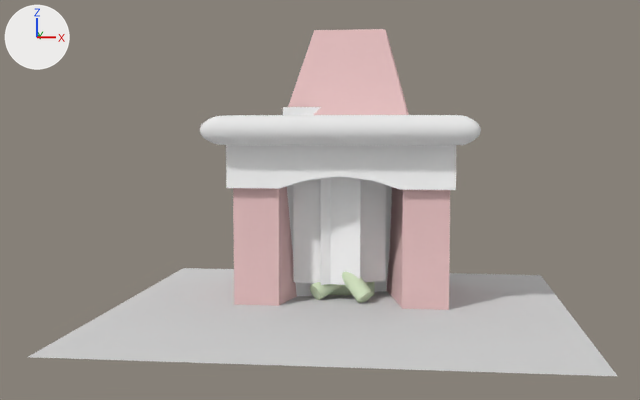
What one commit did to the Blender file vrml_2/movie_texture/fireplace.blend.
Camera for both pictures: a 50 mm camera at (1.12, -12.33, 2.01) aimed at (-0.25, -1.06, 1.1). Lighting does not change. The marker at upper left points along +X, +Y and +Z.
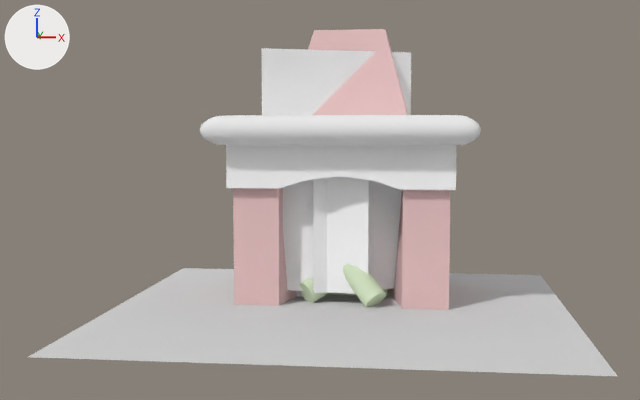
Pixel boxes (x1, y1, x2, y2) of what changed, in the pictures (640 x 400 px):
'Plane.002', moved, rescaled: before (293, 177, 360, 285); after (283, 177, 369, 294)
'Plane.001', moved, rescaled (37% wider, 31% taller): before (283, 107, 392, 296); after (261, 48, 411, 296)
'Plane.003', moved, rescaled: before (321, 177, 386, 285); after (313, 178, 402, 293)
'Wood1', moved, rescaled (38% wider, 38% taller): before (342, 272, 373, 303); after (343, 264, 386, 307)
'Wood2', moved, rescaled: before (310, 282, 343, 300); after (299, 279, 328, 303)
'Wood3', moved, rescaled: before (329, 282, 375, 296); after (325, 289, 387, 297)

What the commit changed:
Object 'Plane.003' (ob_plane_003) moves from (0.14, -0.43, 0.31) to (0.22, -0.55, 0.38).
Object 'Plane.003' (ob_plane_003) is rescaled from (0.82, 0.82, 0.82) to (1.12, 1.12, 1.12).
Object 'Plane.002' (ob_plane_002) moves from (-0.22, -0.57, 0.31) to (-0.26, -0.74, 0.38).
Object 'Plane.002' (ob_plane_002) is rescaled from (0.82, 0.82, 0.82) to (1.12, 1.12, 1.12).
Object 'Plane.001' (ob_plane_001) moves from (-0.1, -0.07, 0.32) to (-0.1, -0.06, 0.38).
Object 'Plane.001' (ob_plane_001) is rescaled from (1.4, 1.4, 1.4) to (1.91, 1.91, 1.91).
Object 'Wood1' (ob_wood1) moves from (0.03, -0.49, 0.08) to (0.08, -0.63, 0.21).
Object 'Wood1' (ob_wood1) is rescaled from (1.17, 1.17, 1.17) to (1.6, 1.6, 1.6).
Object 'Wood2' (ob_wood2) moves from (-0.05, -0.29, -0.01) to (-0.03, -0.36, 0.08).
Object 'Wood2' (ob_wood2) is rescaled from (1.17, 1.17, 1.17) to (1.6, 1.6, 1.6).
Object 'Wood3' (ob_wood3) moves from (-0.08, -0.13, -0.19) to (-0.07, -0.14, -0.17).
Object 'Wood3' (ob_wood3) is rescaled from (1.17, 1.17, 1.17) to (1.6, 1.6, 1.6).
